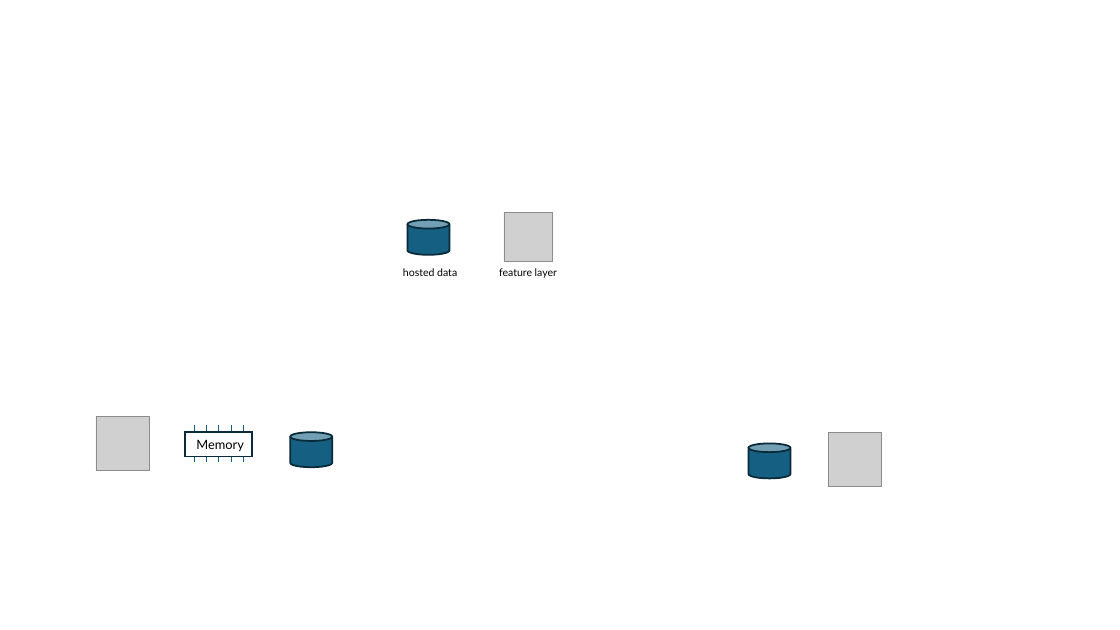
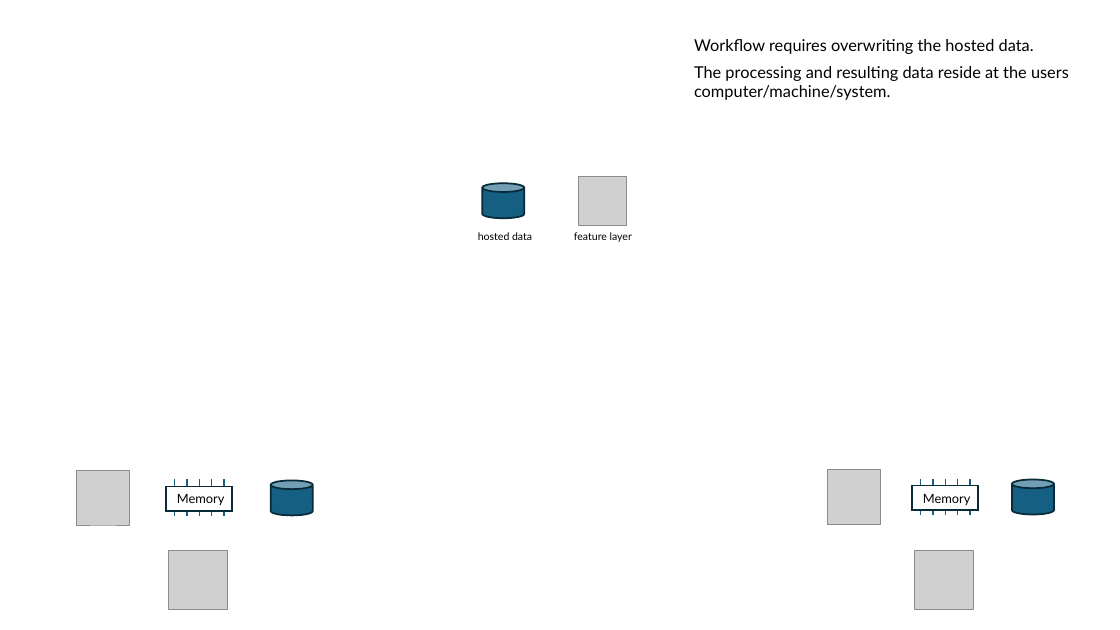
Before and after one commit to WA-Nearshore/seagrass-restoration-processing, a slide deck: slide 15 of docs/seagrass_restoration_storymap_notes.pptx (slide 13 before the commit). Drawn at 1120x630 pixels with LibreOffice and Linux fonts; fonts in the diff are those of the drawing; grey boxes stand for pictures. Boxes give left, top, right and bottom in pixels: in the first picture for what was removed or moved away, otherwise in the second. Text is boxed around its words. In the diff, an @@ line names an element or a change of style, - is before the commit and + after.

```diff
--- a/docs/seagrass_restoration_storymap_notes.pptx
+++ b/docs/seagrass_restoration_storymap_notes.pptx
@@ text added at (694, 39, 1069, 100), 14 pt, text #000000 @@
+Workflow requires overwriting the hosted data.
+The processing and resulting data reside at the users computer/machine/system.
@@ 2 texts, 1 picture, 1 cylinder: place and size @@
-2 texts, 1 picture, 1 cylinder at (403, 213, 557, 278)
+2 texts, 1 picture, 1 cylinder at (478, 176, 632, 242)
@@ picture: place and size @@
-picture at (828, 432, 882, 486)
+picture at (828, 470, 881, 524)
@@ 5 lines, 1 picture, 1 text, 1 rectangle: place and size @@
-5 lines, 1 picture, 1 text, 1 rectangle at (96, 417, 251, 471)
+5 lines, 1 picture, 1 text, 1 rectangle at (76, 471, 232, 525)
@@ cylinder: place and size @@
-cylinder at (291, 433, 333, 468)
+cylinder at (271, 481, 313, 516)
@@ group added at (912, 479, 978, 516): 5 lines, 1 rectangle, 1 text @@
+Memory
@@ cylinder: place and size @@
-cylinder at (749, 444, 791, 479)
+cylinder at (1012, 480, 1054, 515)
@@ picture added at (169, 550, 228, 609) @@
@@ picture added at (915, 550, 974, 609) @@
```
Also in this commit, not shown: 1 other slide changed, 4 slides added, 3 other files.
